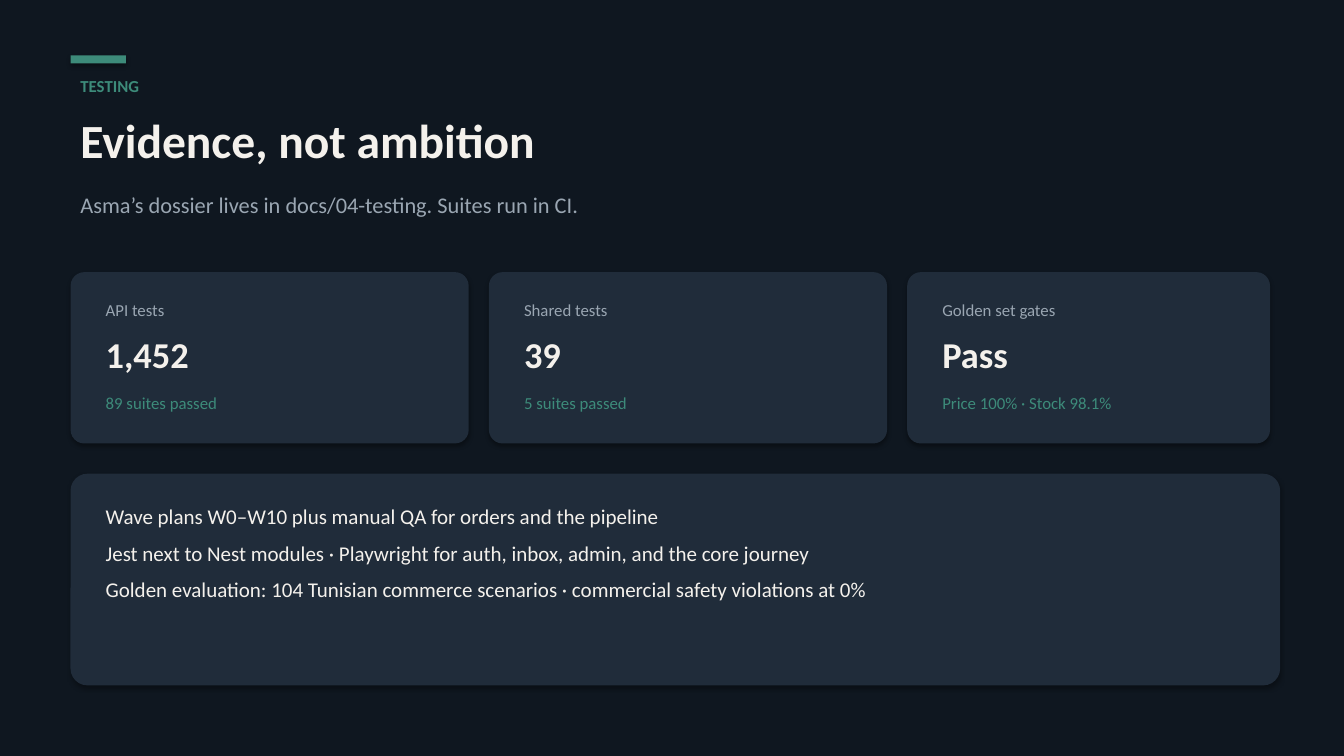
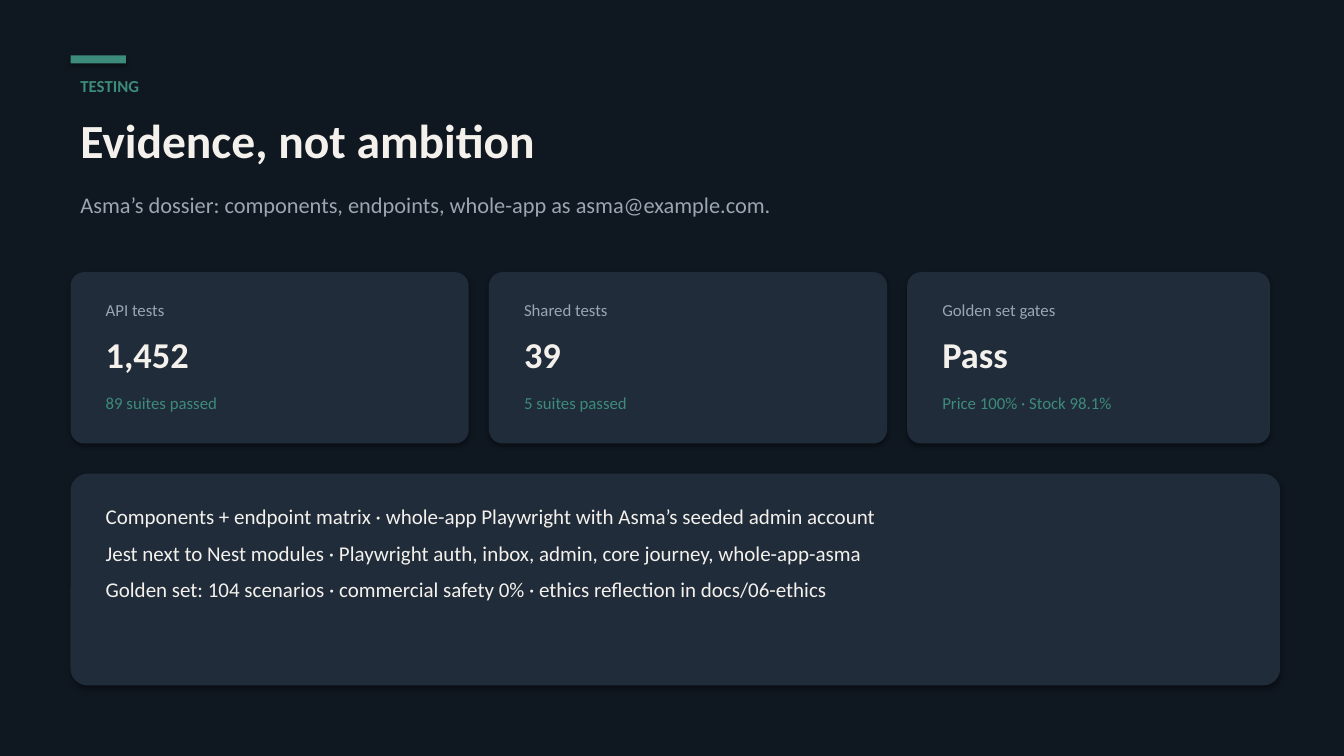
Before and after one commit to R2W1cs/ai_sales_manager, a slide deck: slide 9 of presentation/AI-Sales-Manager.pptx. Drawn at 1344x756 pixels with LibreOffice and Linux fonts; fonts in the diff are those of the drawing. Boxes give left, top, right and bottom in pixels: in the first picture for what was removed or moved away, otherwise in the second. Text is boxed around its words. In the diff, an @@ line names an element or a change of style, - is before the commit and + after.

```diff
--- a/presentation/AI-Sales-Manager.pptx
+++ b/presentation/AI-Sales-Manager.pptx
@@ text at <box>80,197,771,217</box>: text changed @@
-Asma’s dossier lives in docs/04-testing. Suites run in CI.
+Asma’s dossier: components, endpoints, whole-app as asma@example.com.
@@ text at <box>106,509,875,601</box>: text changed @@
-Wave plans W0–W10 plus manual QA for orders and the pipeline
-Jest next to Nest modules · Playwright for auth, inbox, admin, and the core journey
-Golden evaluation: 104 Tunisian commerce scenarios · commercial safety violations at 0%
+Components + endpoint matrix · whole-app Playwright with Asma’s seeded admin account
+Jest next to Nest modules · Playwright auth, inbox, admin, core journey, whole-app-asma
+Golden set: 104 scenarios · commercial safety 0% · ethics reflection in docs/06-ethics
```
Also in this commit, not shown: 2 other slides changed, 15 other files.
